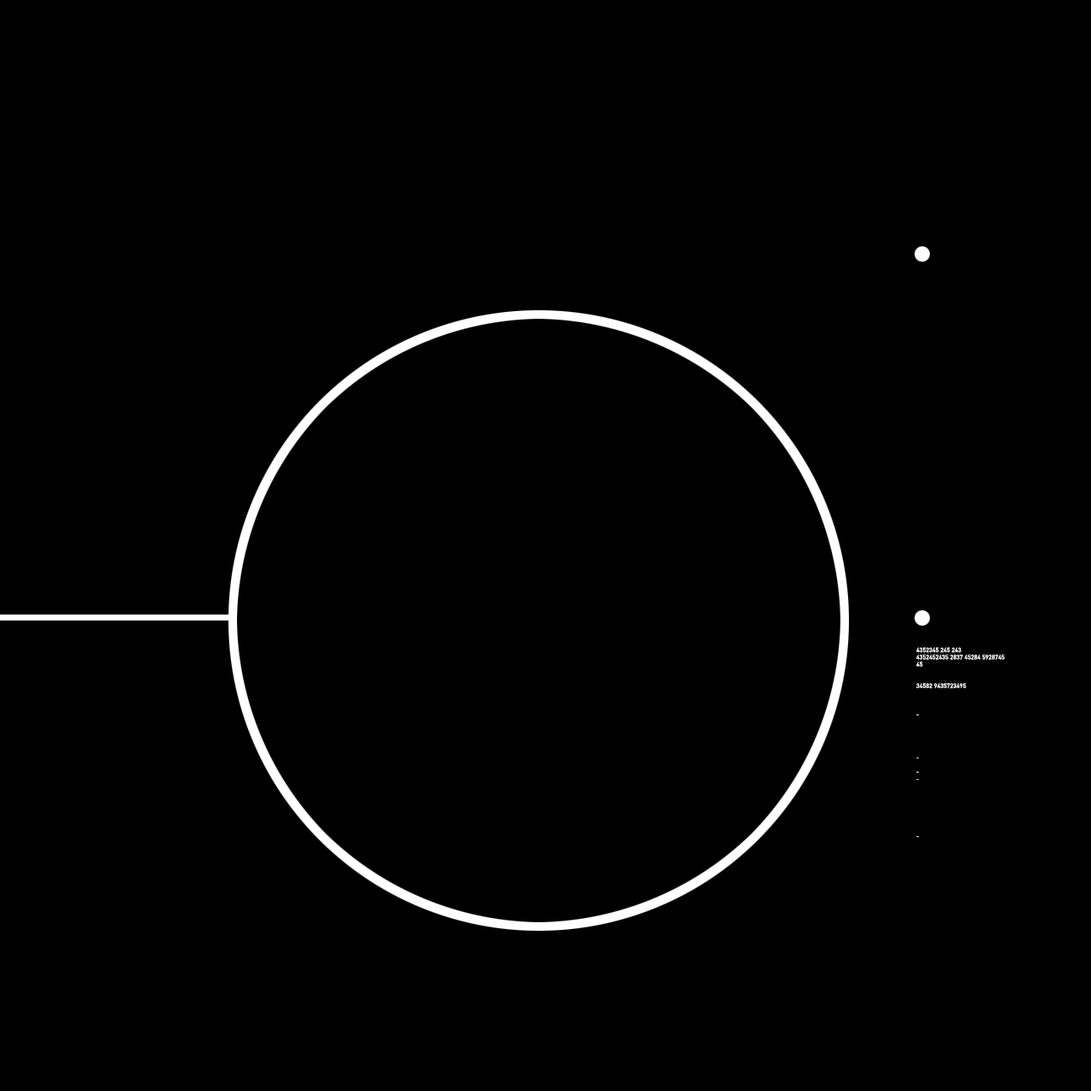
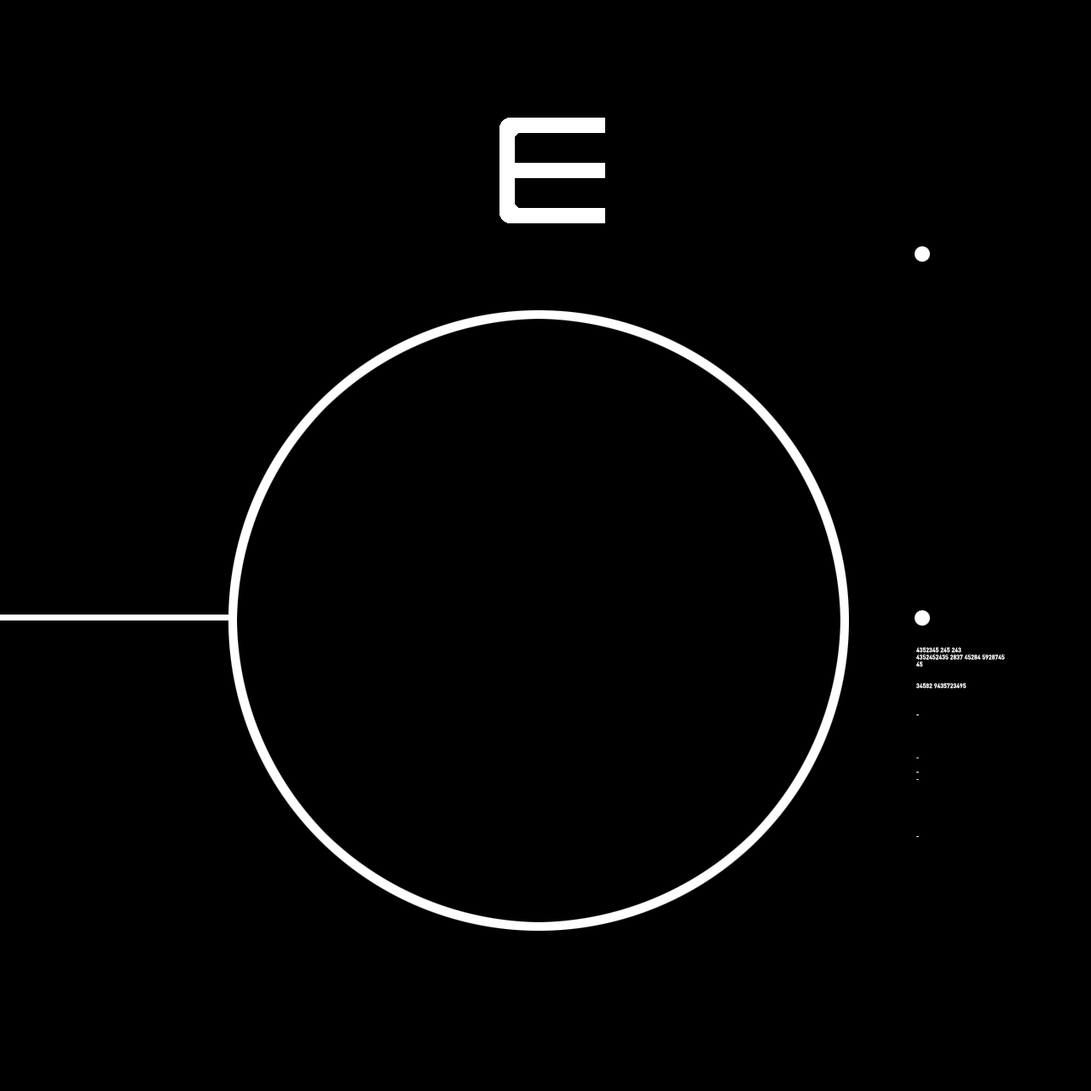
The second (1091, 1091) image is a revision of the first. Changes to its layers:
added layer "Layer 20" in group "Group 1" over [499, 117, 606, 224]
